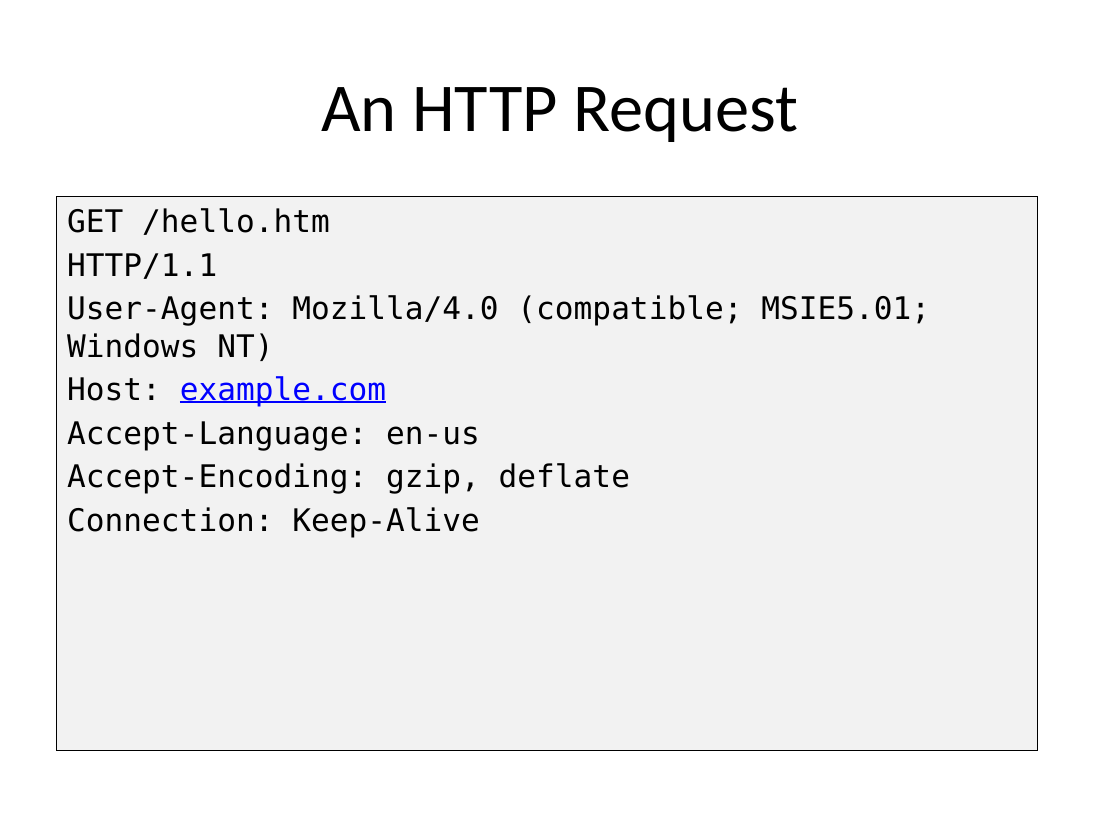
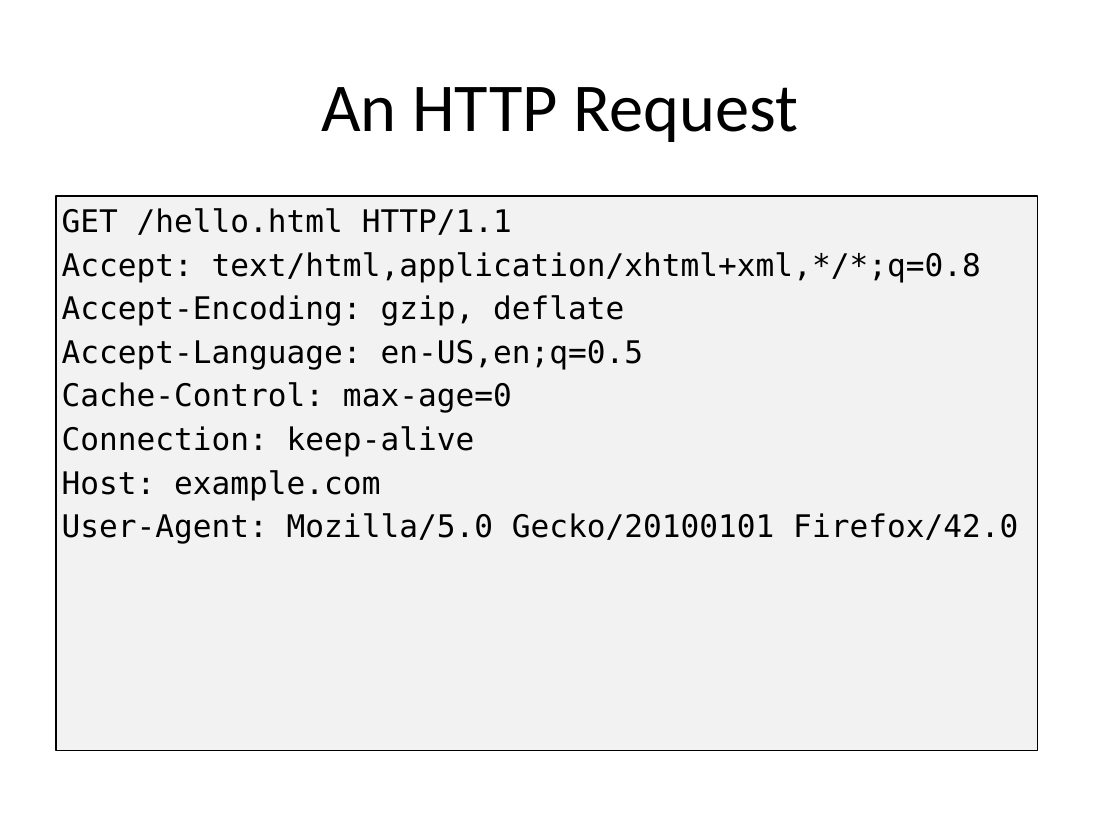
Before and after one commit to PHPEmbark/curriculum, a slide deck: slide 12 of course/2 - The Internet/The Internet.pptx. Drawn at 1120x840 pixels with LibreOffice and Linux fonts; fonts in the diff are those of the drawing. Boxes give left, top, right and bottom in pixels: in the first picture for what was removed or moved away, otherwise in the second. Text is boxed around its words. In the diff, an @@ line names an element or a change of style, - is before the commit and + after.

```diff
--- a/course/2 - The Internet/The Internet.pptx
+++ b/course/2 - The Internet/The Internet.pptx
@@ text at (62,208,981,457): text changed @@
-GET /hello.htm
-HTTP/1.1
-User-Agent: Mozilla/4.0 (compatible; MSIE5.01; Windows NT)
+GET /hello.html HTTP/1.1
+Accept: text/html,application/xhtml+xml,*/*;q=0.8
+Accept-Encoding: gzip, deflate
+Accept-Language: en-US,en;q=0.5
+Cache-Control: max-age=0
+Connection: keep-alive
@@ text at (62,470,380,500): text colour #0000FF to #000000, underline off in "example.com" @@
@@ text at (62,513,1018,544): text changed @@
-Accept-Language: en-us
-Accept-Encoding: gzip, deflate
-Connection: Keep-Alive
+User-Agent: Mozilla/5.0 Gecko/20100101 Firefox/42.0
```
Also in this commit, not shown: 22 other slides changed, 11 slides added, 15 slides removed.
